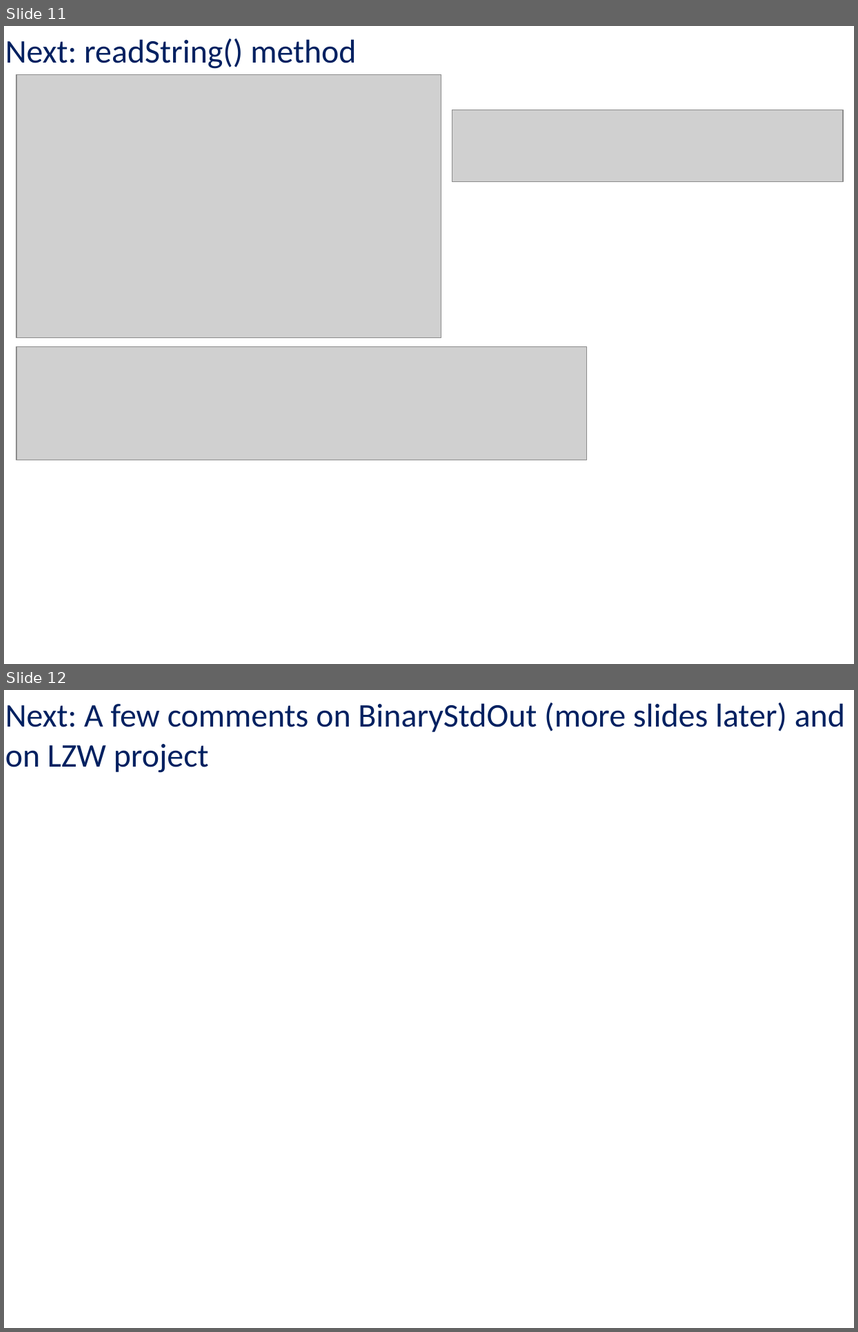
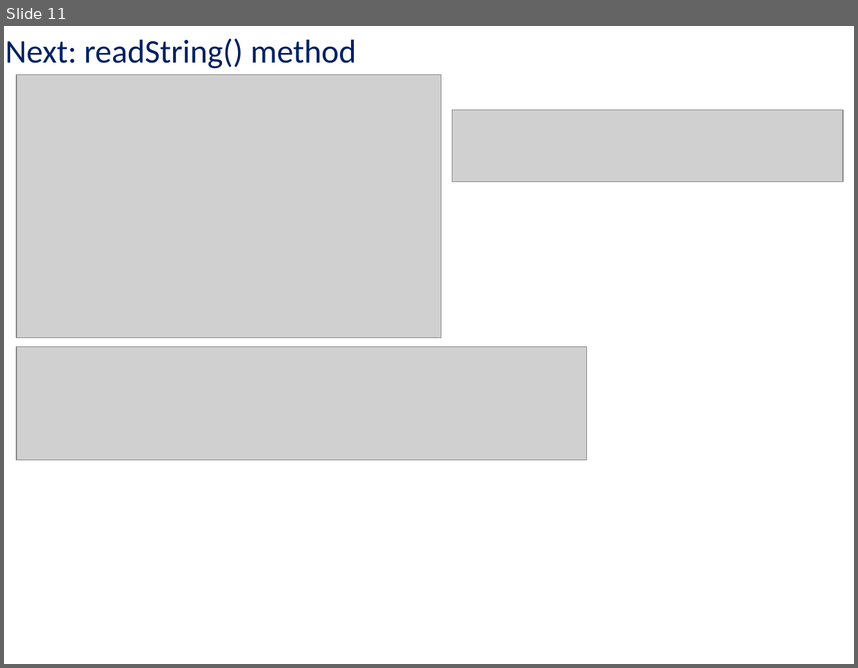
Before and after one commit to kc13/CS1501, a slide deck: cs1501_rec4_Oct4.pptx. Shown one above the other, each under a label of ours: slides 11 and 12 before the commit, slide 11 after it. The pictures are 858x1332 and 858x668 pixels, drawn with LibreOffice and Linux fonts; fonts in the diff are those of the drawing; grey boxes stand for pictures. Boxes give left, top, right and bottom in pixels: in the first picture for what was removed or moved away, otherwise in the second. Text is boxed around its words. In the diff, an @@ line names an element or a change of style, - is before the commit and + after.

```diff
--- a/cs1501_rec4_Oct4.pptx
+++ b/cs1501_rec4_Oct4.pptx
@@ slide 12 removed at <box>4,690,854,1328</box>, background #FFFFFF @@
@@ text removed at <box>5,702,845,773</box> @@
-Next: A few comments on BinaryStdOut (more slides later) and on LZW project
```
Also in this commit, not shown: 3 slides added.
